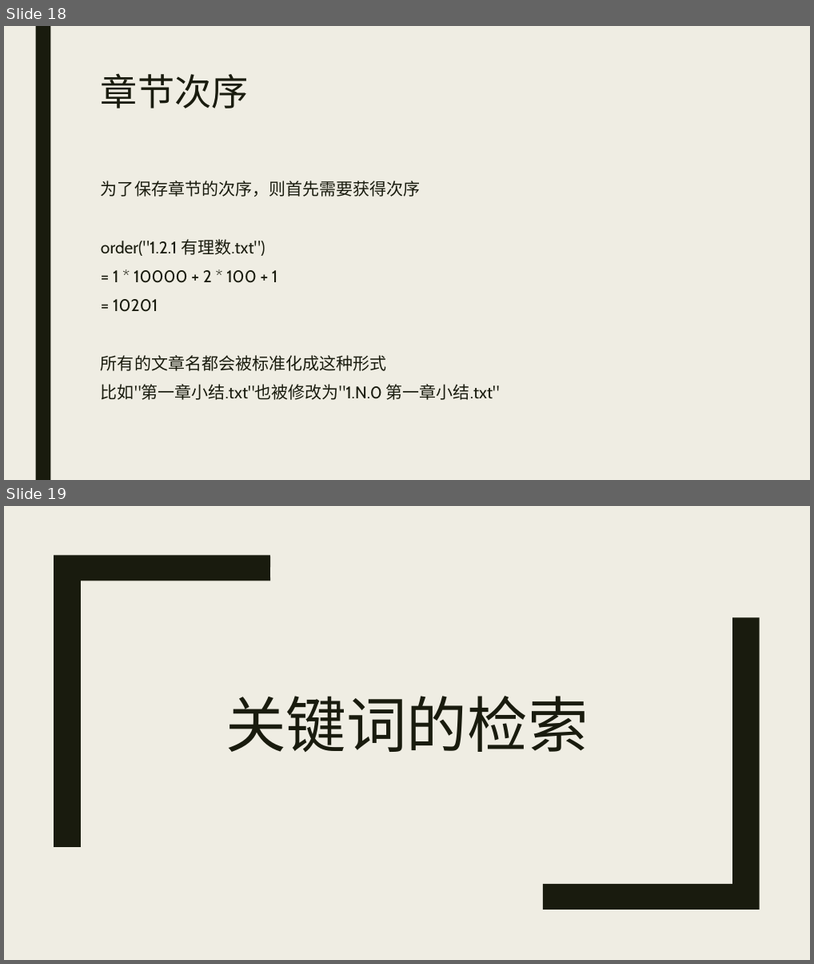
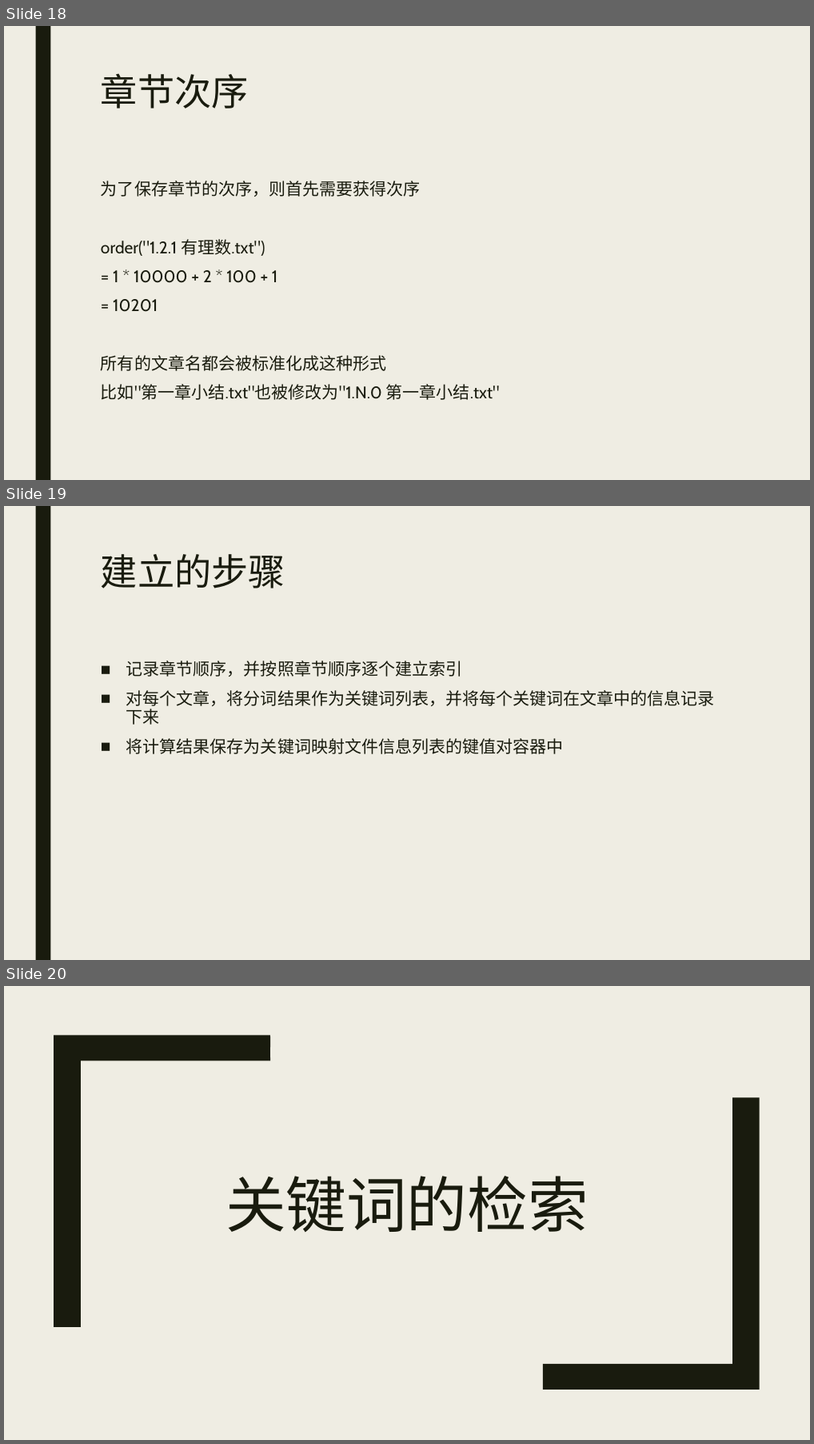
Before and after one commit to MU001999/maaath, a slide deck: docs/数据结构报告.pptx. Shown one above the other, each under a label of ours: slides 18 and 19 before the commit, slides 18, 19 and 20 after it. The pictures are 814x964 and 814x1444 pixels, drawn with LibreOffice and Linux fonts; fonts in the diff are those of the drawing. Boxes give left, top, right and bottom in pixels: in the first picture for what was removed or moved away, otherwise in the second. Text is boxed around its words. In the diff, an @@ line names an element or a change of style, - is before the commit and + after.

Commit message:
update docs

```diff
--- a/docs/数据结构报告.pptx
+++ b/docs/数据结构报告.pptx
@@ slide 19 added at (4, 506, 810, 960), background #EFEDE3; not listed: 1 template element that a slide beside it also shows @@
@@ title added at (101, 554, 286, 588), 44 pt, text #191B0E @@
+建立的步骤
@@ text added at (126, 660, 715, 754), 20 pt, text #191B0E @@
+■ 记录章节顺序，并按照章节顺序逐个建立索引
+■ 对每个文章，将分词结果作为关键词列表，并将每个关键词在文章中的信息记录下来
+■ 将计算结果保存为关键词映射文件信息列表的键值对容器中
@@ what was slide 19 is now slide 20 @@
```
